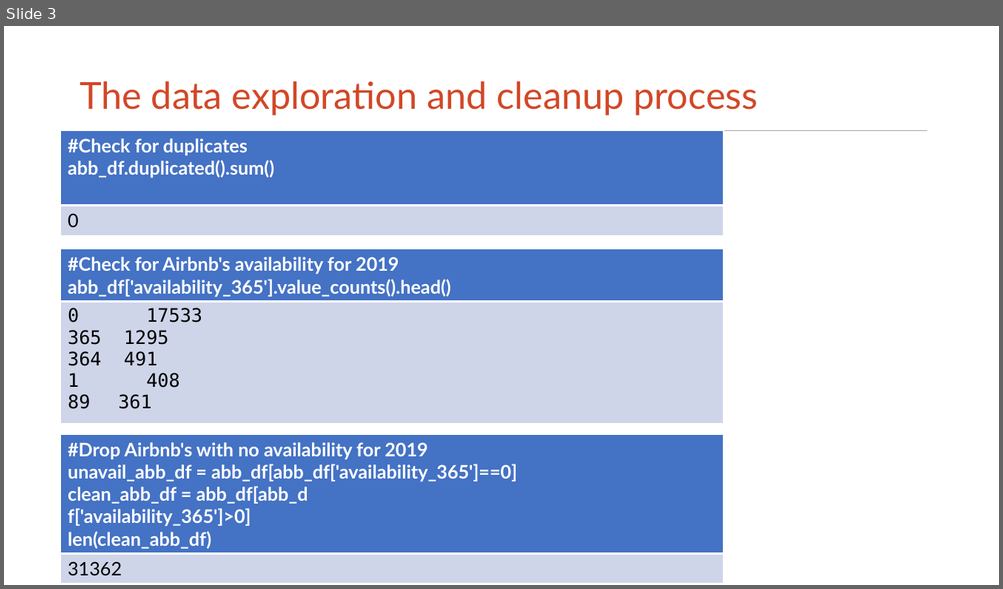
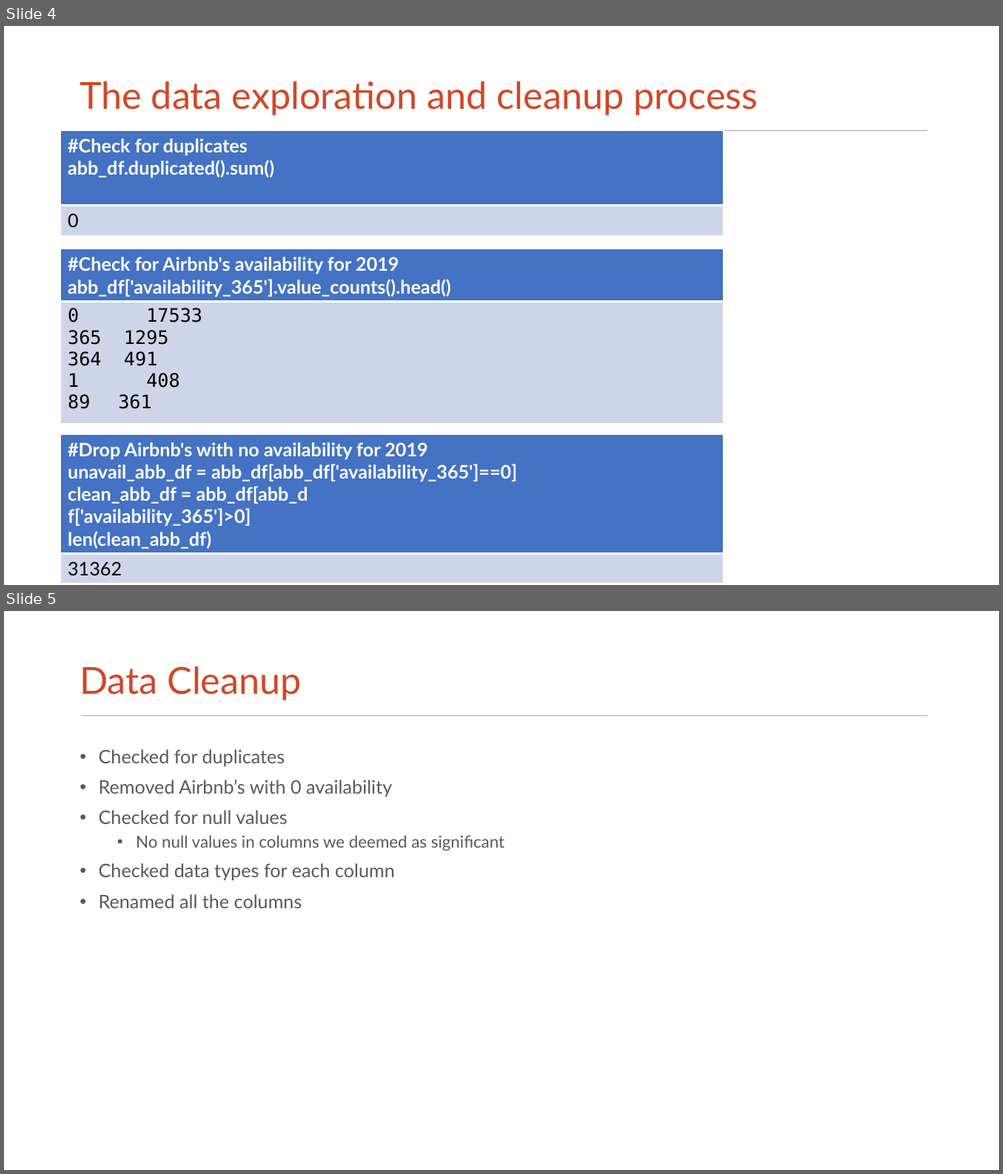
Before and after one commit to hayden4davey/Project1-Group2, a slide deck: Airbnb PPT.pptx. Shown one above the other, each under a label of ours: slide 3 before the commit, slides 4 and 5 after it. The pictures are 1003x589 and 1003x1174 pixels, drawn with LibreOffice and Linux fonts; fonts in the diff are those of the drawing. Boxes give left, top, right and bottom in pixels: in the first picture for what was removed or moved away, otherwise in the second. Text is boxed around its words. In the diff, an @@ line names an element or a change of style, - is before the commit and + after.

```diff
--- a/Airbnb PPT.pptx
+++ b/Airbnb PPT.pptx
@@ slide 5 added at (x1=4, y1=611, x2=999, y2=1170), background #FFFFFF; not listed: 1 template element that a slide beside it also shows @@
@@ title added at (x1=79, y1=667, x2=301, y2=701), 36 pt, text #D24726 @@
+Data Cleanup
@@ text added at (x1=99, y1=749, x2=504, y2=908), 18 pt, text #595959 @@
+• Checked for duplicates
+• Removed Airbnb’s with 0 availability
+• Checked for null values
+  • No null values in columns we deemed as significant
+• Checked data types for each column
+• Renamed all the columns
@@ what was slide 3 is now slide 4 @@
```
Also in this commit, not shown: 2 slides changed, 11 other slides added, 1 slide removed, 2 other files.
